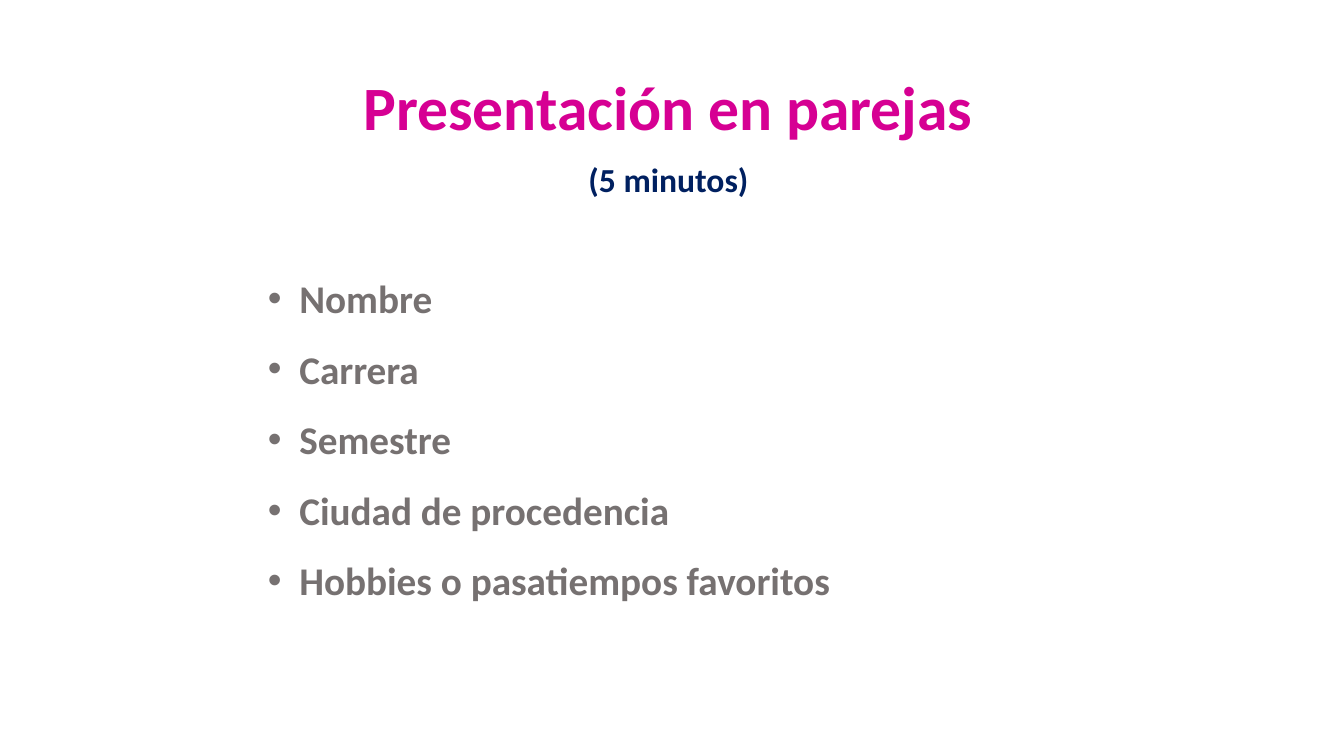
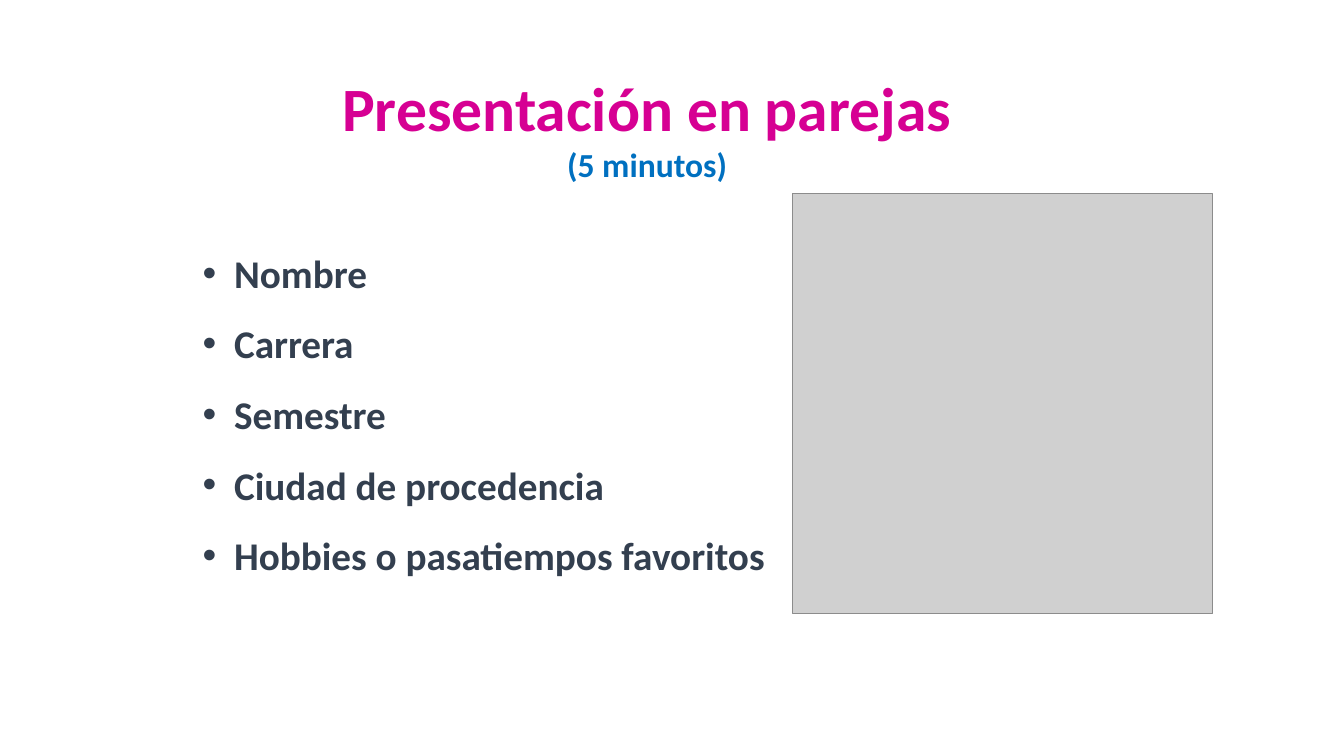
Before and after one commit to lizetheP/PensamientoC, a slide deck: slide 1 of calendario/documentos/PresentacionParejas.pptx. Drawn at 1344x756 pixels with LibreOffice and Linux fonts; fonts in the diff are those of the drawing; grey boxes stand for pictures. Boxes give left, top, right and bottom in pixels: in the first picture for what was removed or moved away, otherwise in the second. Text is boxed around its words. In the diff, an @@ line names an element or a change of style, - is before the commit and + after.

```diff
--- a/calendario/documentos/PresentacionParejas.pptx
+++ b/calendario/documentos/PresentacionParejas.pptx
@@ text "Presentación en parejas": place and size @@
-text "Presentación en parejas" at <box>363,86,972,197</box>
+text "Presentación en parejas" at <box>342,87,951,182</box>
@@ text "Presentación en parejas" at <box>342,87,951,182</box>: text colour #002060 to #0070C0 in "(5 minutos)"; line spacing 40pt to 1 @@
@@ picture added at <box>792,194,1213,614</box> @@
@@ text "Nombre": place and size @@
-text "Nombre" at <box>299,285,830,601</box>
+text "Nombre" at <box>234,260,764,576</box>
@@ text "Nombre" at <box>234,260,764,576</box>: text colour #767171 to #333F50 @@
```
Also in this commit, not shown: 12 other files.
